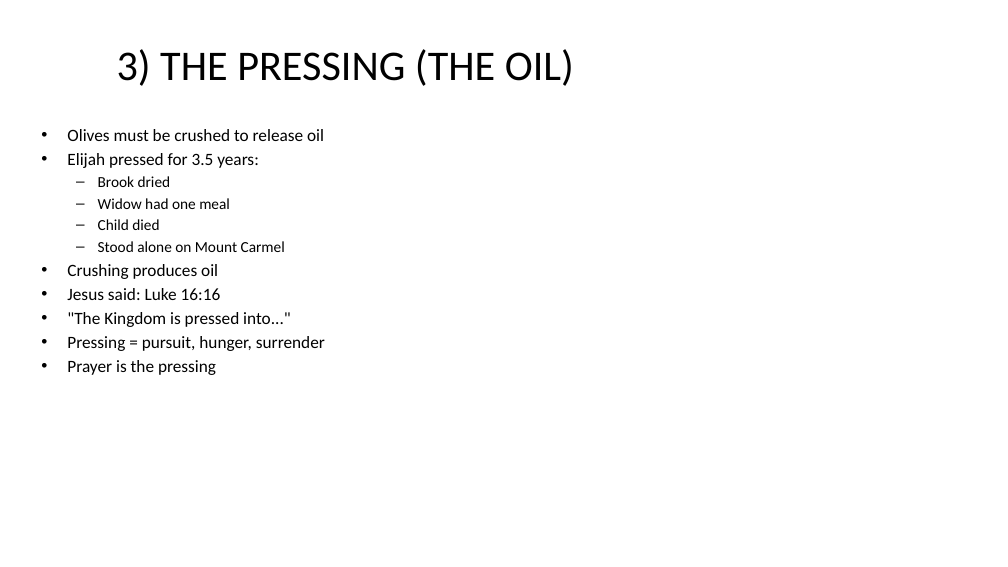
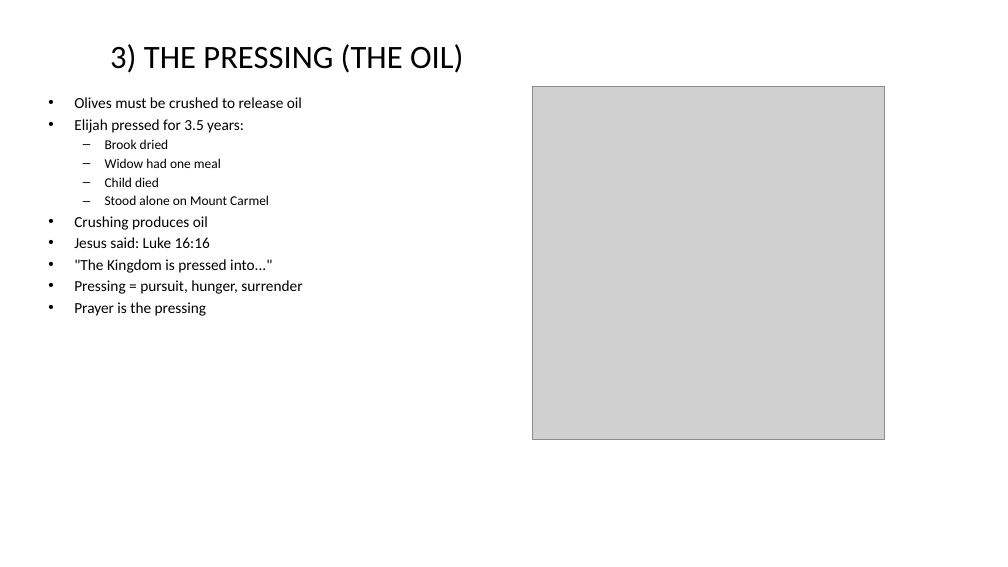
Before and after one commit to M8T1J/awesome, a slide deck: slide 5 of Endless_Revival_Through_Prayer.pptx. Drawn at 1008x567 pixels with LibreOffice and Linux fonts; fonts in the diff are those of the drawing; grey boxes stand for pictures. Boxes give left, top, right and bottom in pixels: in the first picture for what was removed or moved away, otherwise in the second. Text is boxed around its words. In the diff, an @@ line names an element or a change of style, - is before the commit and + after.

```diff
--- a/Endless_Revival_Through_Prayer.pptx
+++ b/Endless_Revival_Through_Prayer.pptx
@@ title "3) THE PRESSING (THE OIL)" at (110,44,463,73): size 44 to 34 pt @@
@@ picture added at (532,86,885,439) @@
@@ text "Olives must be crushed to ...": place and size @@
-text "Olives must be crushed to ..." at (67,129,325,375)
+text "Olives must be crushed to ..." at (74,97,302,316)
@@ text "Olives must be crushed to ..." at (74,97,302,316): size 18 to 16 pt in "Olives must be crushed to release oil", "Elijah pressed for 3.5 years:", "Crushing produces oil", "Jesus said: Luke 16:16" and 3 more places; size 16 to 14 pt in "Brook dried", "Widow had one meal", "Child died", "Stood alone on Mount Carmel" @@
```
Also in this commit, not shown: 9 other slides changed, 10 other files.
